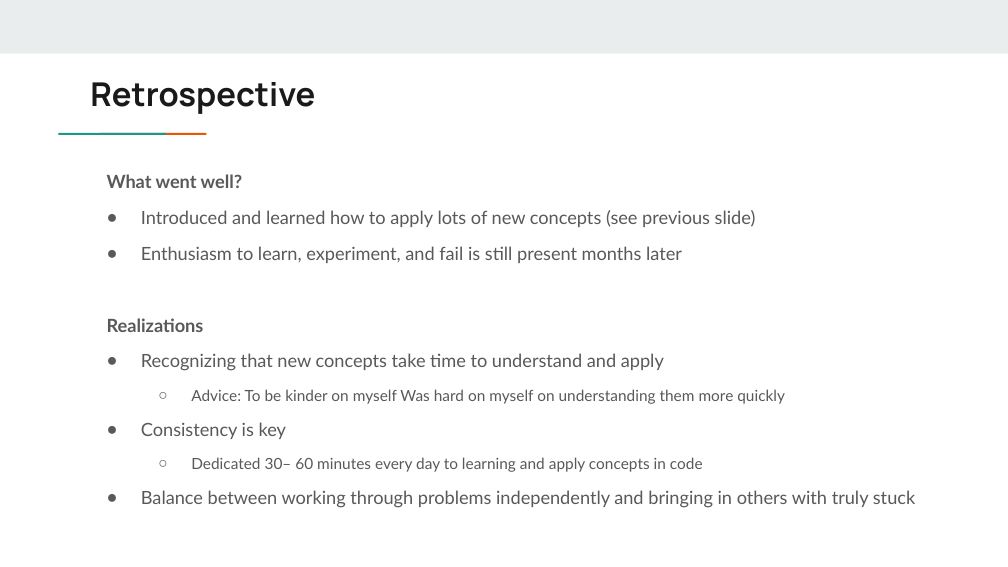
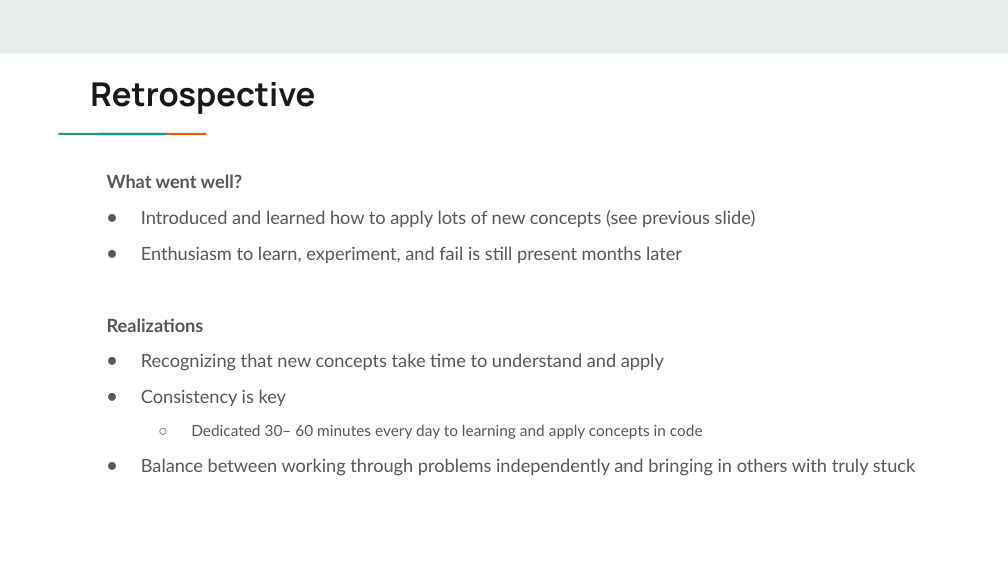
Before and after one commit to chienh0/project_lambda, a slide deck: slide 13 of Project Lambda.pptx. Drawn at 1008x567 pixels with LibreOffice and Linux fonts; fonts in the diff are those of the drawing. Boxes give left, top, right and bottom in pixels: in the first picture for what was removed or moved away, otherwise in the second. Text is boxed around its words. In the diff, an @@ line names an element or a change of style, - is before the commit and + after.

Commit message:
updated retrospective

```diff
--- a/Project Lambda.pptx
+++ b/Project Lambda.pptx
@@ text at [191, 389, 785, 404]: paragraph removed @@
-  ○ Advice: To be kinder on myself Was hard on myself on understanding them more quickly
```
